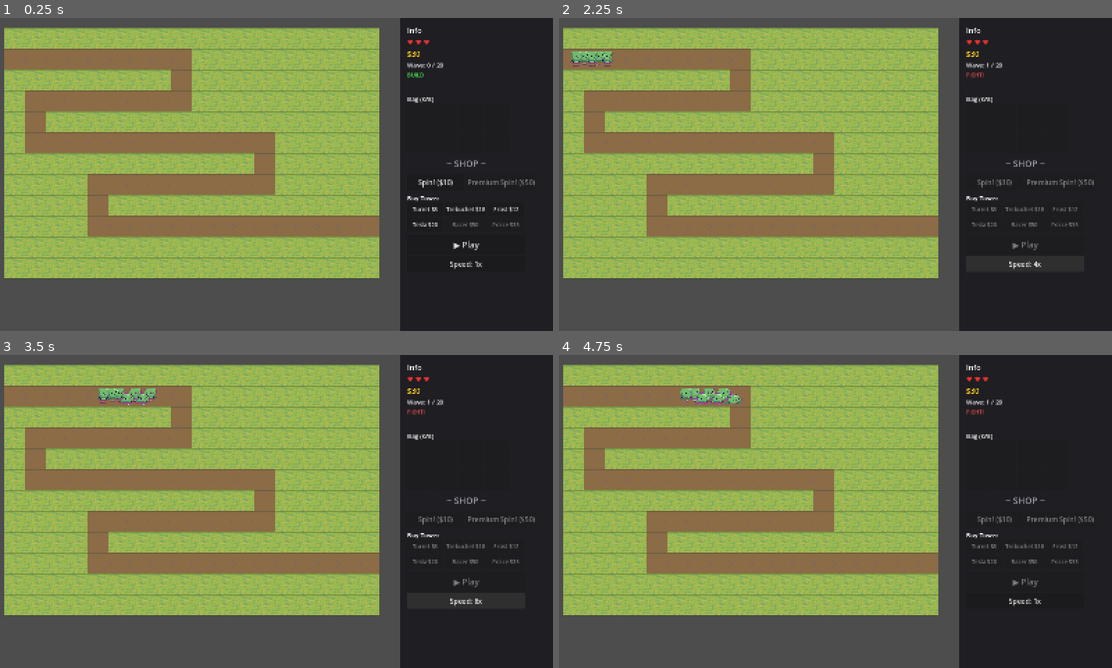
Above: before the commit, frames 1-4 (two rows, left to right).
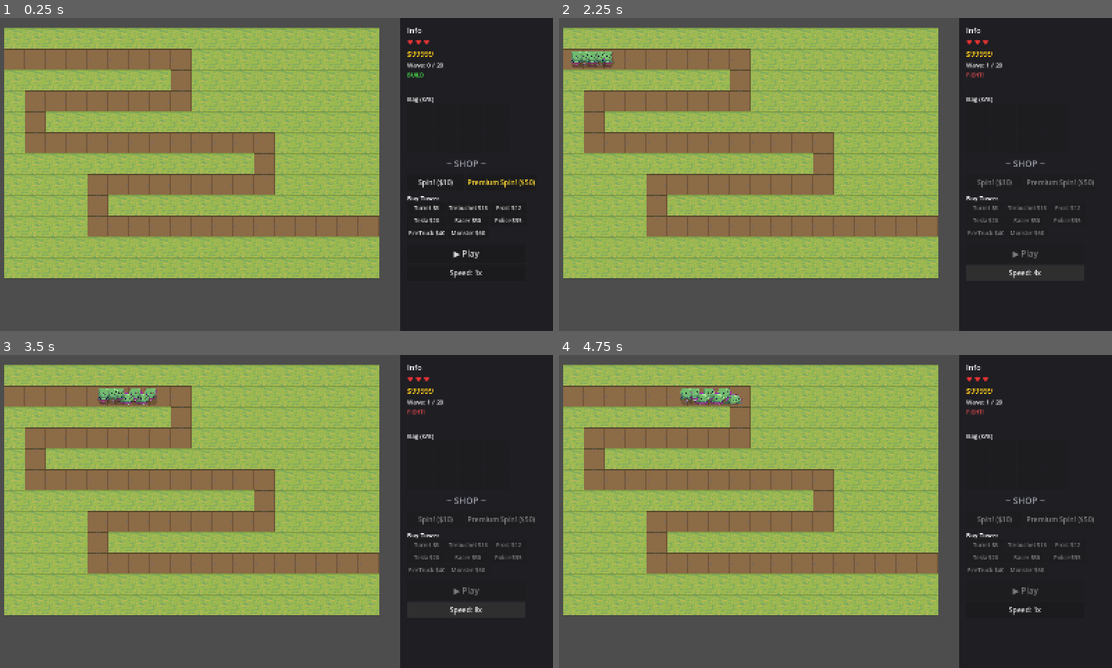
Above: after the commit, the same moments.

Repository: pkyosx/veincraft
Game: Godot game, scene res://scenes/main.tscn
Two runs of this game, one before a commit and one after it. Both use one fixed random seed, a clock stepped at 60 frames per second and the inputs below. Sound files missing from this copy of the repository are replaced by a short silence.
Inputs (mouse positions are in pixels of both pictures, inside the frame that each line leads up to):
- Up to frame 1 (0.25 s): no input
- Up to frame 2 (2.25 s): click "▶ Play" at 0.5 s; click "Speed: 1x" at 1.25 s; click "Speed: 2x" at 2 s
- Up to frame 3 (3.5 s): click "Speed: 4x" at 2.75 s
- Up to frame 4 (4.75 s): click "Speed: 8x" at 3.5 s; tap Enter (ui_accept) at 4.25, 4.52 s; move the mouse to (957, 495) at 4.27 s; hold Right (ui_right) from 4.28 s (still down); tap Shift at 4.35 s; click (957, 495) at 4.42 s

The runs differ from the first frame. In frame 1, 2.7% of the frame differs, in the area x 0-97%, y 9-84%; in frame 2, 2.5%; in frame 3, 2.6%; in frame 4, 2.5%.

Commit message:
Add 3D visual effects + FireTruck & MonsterTruck towers
Visual:
- Path has sunken 3D border effect
- Grass has subtle light gradient
- Towers float with drop shadow
- Enemies have ground shadow
- Burn effect shows fire particles

Towers:
- FireTruck ($40): 8 dmg + burn 4dps/3s, pierce 3
- MonsterTruck ($60): 35 dmg, pierce 8, knockback 2 cells

Co-Authored-By: Claude Opus 4.6 (1M context) <noreply@anthropic.com>

Diff:
--- a/scripts/enemy.gd
+++ b/scripts/enemy.gd
@@ -39,6 +39,10 @@
 var shock_timer: float = 0.0
 const SHOCK_DURATION: float = 0.3
 
+# Burn effect
+var burn_dps: float = 0.0
+var burn_timer: float = 0.0
+
 # Sprite sheet animation
 var total_frames: int = 1
 var frame_timer: float = 0.0
@@ -88,12 +92,32 @@
 func apply_shock() -> void:
 	shock_timer = SHOCK_DURATION
 
+func apply_burn(dps: float, duration: float) -> void:
+	burn_dps = dps
+	burn_timer = duration
+
+func apply_knockback(cells: int) -> void:
+	path_index = max(1, path_index - cells)
+	path_progress = max(0.0, path_progress - cells)
+	if path_index < path.size():
+		global_position = game.cell_to_world(path[path_index])
+
 func _process(delta: float) -> void:
 	if is_dead or reached_end:
 		return
 	if path_index >= path.size():
 		reached_end = true
 		return
+
+	# Burn damage over time
+	if burn_timer > 0:
+		burn_timer -= delta
+		hp -= int(burn_dps * delta)
+		if hp <= 0:
+			hp = 0
+			is_dead = true
+		if burn_timer <= 0:
+			burn_dps = 0.0
 
 	# Slow effect countdown
 	if slow_timer > 0:
@@ -136,6 +160,11 @@
 			sprite.offset = Vector2(randf_range(-2, 2), randf_range(-2, 2))
 		else:
 			pass
+	elif burn_timer > 0:
+		if sprite:
+			# Burning: orange flicker
+			var flicker: float = 0.7 + sin(burn_timer * 12.0) * 0.3
+			sprite.modulate = Color(1.0, 0.5 * flicker, 0.1)
 	elif slow_timer > 0:
 		if sprite:
 			# Frozen: blue tint + slight scale pulse
@@ -181,6 +210,20 @@
 		tween.parallel().tween_property(self, "modulate:a", 0.0, 0.15)
 
 func _draw() -> void:
+	# Ground shadow
+	if not is_dead:
+		draw_circle(Vector2(2, 8), radius * 0.9, Color(0, 0, 0, 0.2))
+
+	# Burn fire particles
+	if burn_timer > 0:
+		var t: float = Time.get_ticks_msec() / 1000.0
+		for i in range(3):
+			var fx: float = sin(t * 5.0 + i * 2.0) * 6
+			var fy: float = -8 - abs(sin(t * 7.0 + i * 1.5)) * 10
+			var alpha: float = 0.5 + sin(t * 8.0 + i) * 0.3
+			draw_circle(Vector2(fx, fy), 3.0, Color(1.0, 0.6, 0.0, alpha))
+			draw_circle(Vector2(fx * 0.5, fy - 4), 2.0, Color(1.0, 0.9, 0.2, alpha * 0.6))
+
 	# Status effect overlays (drawn on top of sprite)
 	if slow_timer > 0:
 		# Frozen: draw ice crystals around character
--- a/scripts/game_data.gd
+++ b/scripts/game_data.gd
@@ -10,10 +10,10 @@
 enum Cell { EMPTY, ROCK, TREE, PATH, TOWER, UPGRADE }
 
 # Tower types
-enum TowerType { TURRET, TREBUCHET, FROST, TESLA, RACER, POLICE }
+enum TowerType { TURRET, TREBUCHET, FROST, TESLA, RACER, POLICE, FIRETRUCK, MONSTERTRUCK }
 
 # Tile item types (what goes in the bag)
-enum ItemType { TURRET, TREBUCHET, FROST, TESLA, UPGRADE_DMG, UPGRADE_SPEED, UPGRADE_RANGE, BOMB, RACER, MEGA_BOMB, UPGRADE_MEGA_DMG, POLICE }
+enum ItemType { TURRET, TREBUCHET, FROST, TESLA, UPGRADE_DMG, UPGRADE_SPEED, UPGRADE_RANGE, BOMB, RACER, MEGA_BOMB, UPGRADE_MEGA_DMG, POLICE, FIRETRUCK, MONSTERTRUCK }
 
 const TOWER_CONFIGS: Dictionary = {
 	TowerType.TURRET: {
@@ -80,6 +80,30 @@
 		"item": ItemType.POLICE,
 		"slow": 0.5,
 		"pierce": 3,
+	},
+	TowerType.FIRETRUCK: {
+		"name": "FireTruck",
+		"damage": 8,
+		"range": 2.5,
+		"cooldown": 1.5,
+		"color": Color(0.8, 0.15, 0.15),
+		"icon": "F",
+		"cost": 40,
+		"item": ItemType.FIRETRUCK,
+		"burn": 4,  # 4 damage per second for 3 seconds
+		"pierce": 3,
+	},
+	TowerType.MONSTERTRUCK: {
+		"name": "Monster",
+		"damage": 35,
+		"range": 3.5,
+		"cooldown": 4.0,
+		"color": Color(0.2, 0.2, 0.25),
+		"icon": "M",
+		"cost": 60,
+		"item": ItemType.MONSTERTRUCK,
+		"pierce": 8,
+		"knockback": 2,  # push enemies back 2 cells
 	},
 }
 
@@ -96,6 +120,8 @@
 	ItemType.MEGA_BOMB: {"name": "MegaBomb", "color": Color(1.0, 0.4, 0.0), "type": "mega_bomb", "cost": 20},
 	ItemType.UPGRADE_MEGA_DMG: {"name": "++DMG", "color": Color(1.0, 0.3, 0.0), "type": "upgrade", "stat": "damage", "value": 8, "cost": 30},
 	ItemType.POLICE: {"name": "Police", "color": Color(0.15, 0.25, 0.5), "type": "tower", "tower": TowerType.POLICE, "cost": 35},
+	ItemType.FIRETRUCK: {"name": "FireTruck", "color": Color(0.8, 0.15, 0.15), "type": "tower", "tower": TowerType.FIRETRUCK, "cost": 40},
+	ItemType.MONSTERTRUCK: {"name": "Monster", "color": Color(0.2, 0.2, 0.25), "type": "tower", "tower": TowerType.MONSTERTRUCK, "cost": 60},
 }
 
 # Shop slot machine weights
@@ -112,20 +138,21 @@
 
 # Premium shop pool ($50 spin)
 const PREMIUM_POOL: Array = [
-	{"item": ItemType.RACER, "weight": 20},
-	{"item": ItemType.POLICE, "weight": 20},
-	{"item": ItemType.TESLA, "weight": 15},
-	{"item": ItemType.TREBUCHET, "weight": 10},
-	{"item": ItemType.MEGA_BOMB, "weight": 15},
+	{"item": ItemType.RACER, "weight": 15},
+	{"item": ItemType.POLICE, "weight": 15},
+	{"item": ItemType.FIRETRUCK, "weight": 15},
+	{"item": ItemType.MONSTERTRUCK, "weight": 12},
+	{"item": ItemType.TESLA, "weight": 10},
+	{"item": ItemType.MEGA_BOMB, "weight": 12},
 	{"item": ItemType.UPGRADE_MEGA_DMG, "weight": 12},
-	{"item": ItemType.UPGRADE_RANGE, "weight": 8},
+	{"item": ItemType.UPGRADE_RANGE, "weight": 9},
 ]
 
 const SPIN_COST: int = 10
 const PREMIUM_SPIN_COST: int = 50
 const MAX_BAG: int = 8
 const MAX_HP: int = 3
-const STARTING_GOLD: int = 30
+const STARTING_GOLD: int = 99999
 const KILL_GOLD: int = 3
 
 # Winding path through the 18x12 grid
--- a/scripts/hud.gd
+++ b/scripts/hud.gd
@@ -59,6 +59,8 @@
 	item_icons[GameData.ItemType.MEGA_BOMB] = load("res://sprites/icon_mega_bomb.png")
 	item_icons[GameData.ItemType.UPGRADE_MEGA_DMG] = load("res://sprites/icon_mega_dmg.png")
 	item_icons[GameData.ItemType.POLICE] = load("res://sprites/icon_police.png")
+	item_icons[GameData.ItemType.FIRETRUCK] = load("res://sprites/icon_firetruck.png")
+	item_icons[GameData.ItemType.MONSTERTRUCK] = load("res://sprites/icon_monstertruck.png")
 
 func _build_ui() -> void:
 	# Right panel background
@@ -170,7 +172,7 @@
 	for tower_type in GameData.TOWER_CONFIGS:
 		var tc: Dictionary = GameData.TOWER_CONFIGS[tower_type]
 		var btn: Button = Button.new()
-		btn.custom_minimum_size = Vector2(105, 40)
+		btn.custom_minimum_size = Vector2(105, 32)
 		btn.text = tc["name"] + " $" + str(tc["cost"])
 		var captured_type: int = tower_type
 		btn.pressed.connect(func() -> void: _buy_tower(captured_type))
@@ -180,7 +182,7 @@
 	btn_play = Button.new()
 	btn_play.text = "▶ Play"
 	btn_play.custom_minimum_size = Vector2(340, 55)
-	btn_play.position = Vector2(1180, 625)
+	btn_play.position = Vector2(1180, 650)
 	btn_play.add_theme_font_size_override("font_size", 24)
 	btn_play.pressed.connect(func() -> void: game.start_wave())
 	add_child(btn_play)
@@ -189,7 +191,7 @@
 	btn_speed = Button.new()
 	btn_speed.text = "Speed: 1x"
 	btn_speed.custom_minimum_size = Vector2(340, 45)
-	btn_speed.position = Vector2(1180, 685)
+	btn_speed.position = Vector2(1180, 710)
 	btn_speed.add_theme_font_size_override("font_size", 20)
 	btn_speed.pressed.connect(_on_speed_pressed)
 	add_child(btn_speed)
--- a/scripts/main.gd
+++ b/scripts/main.gd
@@ -318,6 +318,10 @@
 				proj_car = "f1"
 			elif tower["type"] == GameData.TowerType.POLICE:
 				proj_car = "police"
+			elif tower["type"] == GameData.TowerType.FIRETRUCK:
+				proj_car = "firetruck"
+			elif tower["type"] == GameData.TowerType.MONSTERTRUCK:
+				proj_car = "monstertruck"
 
 			# Frost/Police tower: slow enemies
 			if "slow" in tc:
@@ -373,6 +377,10 @@
 					_spawn_projectile(last_pos, entry["enemy"].global_position, proj_car)
 					if "slow" in tc:
 						entry["enemy"].apply_slow(tc["slow"], 2.0)
+					if "burn" in tc:
+						entry["enemy"].apply_burn(tc["burn"], 3.0)
+					if "knockback" in tc:
+						entry["enemy"].apply_knockback(tc["knockback"])
 					last_pos = entry["enemy"].global_position
 					hits += 1
 					screen_shake(6.0, 0.1)
@@ -536,28 +544,43 @@
 	_draw_notification()
 
 func _draw_grid() -> void:
-	# Grass tile from tilemap: center tile at row 1, col 1 (64x64 each in 576x384 sheet)
 	var grass_src: Rect2 = Rect2(64, 64, 64, 64)
+	var cs: int = GameData.CELL_SIZE
 	for y in range(GameData.GRID_H):
 		for x in range(GameData.GRID_W):
-			var rect: Rect2 = Rect2(GameData.GRID_OFFSET + Vector2(x * GameData.CELL_SIZE, y * GameData.CELL_SIZE), Vector2(GameData.CELL_SIZE, GameData.CELL_SIZE))
+			var pos: Vector2 = GameData.GRID_OFFSET + Vector2(x * cs, y * cs)
+			var rect: Rect2 = Rect2(pos, Vector2(cs, cs))
 			var cell: int = grid[y][x]
-			# Draw grass ground for all cells
+			# Draw grass with subtle gradient for depth
 			if grass_texture:
 				draw_texture_rect_region(grass_texture, rect, grass_src)
 			else:
 				draw_rect(rect, Color(0.18, 0.18, 0.22))
-			# Draw dirt path overlay
+			# Subtle lighting gradient on grass (top-left lighter)
+			var light: float = 0.02 - float(x + y) * 0.001
+			if light > 0:
+				draw_rect(rect, Color(1, 1, 0.9, light))
+			# Draw dirt path with 3D sunken effect
 			if cell == GameData.Cell.PATH:
-				draw_rect(rect, Color(0.55, 0.42, 0.28))
-			# Draw decorations on top
+				# Dark base
+				draw_rect(rect, Color(0.45, 0.34, 0.22))
+				# Inner lighter area (sunken floor)
+				var inset: Rect2 = Rect2(pos + Vector2(2, 2), Vector2(cs - 4, cs - 4))
+				draw_rect(inset, Color(0.55, 0.42, 0.28))
+				# Top-left highlight (rim light)
+				draw_line(pos, pos + Vector2(cs, 0), Color(0.35, 0.28, 0.18, 0.6), 2.0)
+				draw_line(pos, pos + Vector2(0, cs), Color(0.35, 0.28, 0.18, 0.6), 2.0)
+				# Bottom-right shadow (depth)
+				draw_line(pos + Vector2(0, cs), pos + Vector2(cs, cs), Color(0.65, 0.52, 0.38, 0.4), 1.5)
+				draw_line(pos + Vector2(cs, 0), pos + Vector2(cs, cs), Color(0.65, 0.52, 0.38, 0.4), 1.5)
+			# Decorations
 			match cell:
 				GameData.Cell.ROCK:
 					_draw_rock(rect.get_center(), x + y)
 				GameData.Cell.TREE:
 					_draw_tree(rect.get_center())
-			# Cell border (subtle)
-			draw_rect(rect, Color(0.2, 0.3, 0.15, 0.3), false, 1.0)
+			# Cell border with depth
+			draw_rect(rect, Color(0.15, 0.25, 0.1, 0.2), false, 1.0)
 
 func _draw_rock(center: Vector2, seed_val: int = 0) -> void:
 	if rock_textures.size() > 0:
@@ -606,25 +629,29 @@
 		GameData.TowerType.TESLA: 3,
 		GameData.TowerType.RACER: 4,
 		GameData.TowerType.POLICE: 5,
+		GameData.TowerType.FIRETRUCK: 6,
+		GameData.TowerType.MONSTERTRUCK: 8,
 	}
 	for pos in towers:
 		var tower: Dictionary = towers[pos]
 		var center: Vector2 = cell_to_world(pos)
 		var tc: Dictionary = GameData.TOWER_CONFIGS[tower["type"]]
-		# Draw tower sprite
+		var dst_size: float = 42.0
+		# Shadow (offset down-right, dark ellipse)
+		draw_circle(center + Vector2(3, 5), dst_size * 0.35, Color(0, 0, 0, 0.25))
+		# Draw tower sprite (lifted up slightly)
+		var lift: Vector2 = Vector2(0, -4)
 		if tower_texture:
 			var frame: int = tower_frame_map.get(tower["type"], 0)
 			var src_rect: Rect2 = Rect2(frame * 64, 0, 64, 64)
-			var dst_size: float = 42.0
-			var dst_rect: Rect2 = Rect2(center - Vector2(dst_size / 2, dst_size / 2), Vector2(dst_size, dst_size))
+			var dst_rect: Rect2 = Rect2(center + lift - Vector2(dst_size / 2, dst_size / 2), Vector2(dst_size, dst_size))
 			draw_texture_rect_region(tower_texture, dst_rect, src_rect)
 		else:
-			# Fallback: colored rectangles
-			draw_rect(Rect2(center - Vector2(20, 20), Vector2(40, 40)), tc["color"].darkened(0.3))
-			draw_rect(Rect2(center - Vector2(16, 16), Vector2(32, 32)), tc["color"])
+			draw_rect(Rect2(center + lift - Vector2(20, 20), Vector2(40, 40)), tc["color"].darkened(0.3))
+			draw_rect(Rect2(center + lift - Vector2(16, 16), Vector2(32, 32)), tc["color"])
 		# Range circle (build phase only)
 		if phase == "build":
-			draw_arc(center, tower["range"] * GameData.CELL_SIZE, 0, TAU, 48, Color(1, 1, 1, 0.1), 1.0)
+			draw_arc(center, tower["range"] * GameData.CELL_SIZE, 0, TAU, 48, Color(1, 1, 1, 0.12), 1.5)
 
 func _draw_upgrades() -> void:
 	for pos in upgrades:
--- a/scripts/projectile.gd
+++ b/scripts/projectile.gd
@@ -4,11 +4,10 @@
 var to_pos: Vector2
 var progress: float = 0.0
 var done: bool = false
-var car_type: String = ""  # "", "f1", "police"
+var car_type: String = ""
 var car_sprite: Sprite2D = null
 
-static var f1_texture: Texture2D = null
-static var police_texture: Texture2D = null
+static var car_textures: Dictionary = {}
 
 func setup(p_from: Vector2, p_to: Vector2, p_car_type: String = "") -> void:
 	from_pos = p_from
@@ -16,18 +15,13 @@
 	global_position = from_pos
 	car_type = p_car_type
 	if car_type != "":
-		var tex: Texture2D
-		if car_type == "police":
-			if police_texture == null:
-				police_texture = load("res://sprites/projectile_police.png")
-			tex = police_texture
-		else:
-			if f1_texture == null:
-				f1_texture = load("res://sprites/projectile_f1.png")
-			tex = f1_texture
+		if not car_textures.has(car_type):
+			var path: String = "res://sprites/projectile_" + car_type + ".png"
+			car_textures[car_type] = load(path)
 		car_sprite = Sprite2D.new()
-		car_sprite.texture = tex
-		car_sprite.scale = Vector2(1.8, 1.8)
+		car_sprite.texture = car_textures[car_type]
+		var s: float = 2.2 if car_type == "monstertruck" else 1.8
+		car_sprite.scale = Vector2(s, s)
 		add_child(car_sprite)
 		var dir: Vector2 = to_pos - from_pos
 		car_sprite.rotation = dir.angle()
@@ -35,7 +29,7 @@
 func _process(delta: float) -> void:
 	if done:
 		return
-	var spd: float = 3.0 if car_type != "" else 6.0
+	var spd: float = 2.5 if car_type == "monstertruck" else (3.0 if car_type != "" else 6.0)
 	progress += delta * spd
 	if progress >= 1.0:
 		done = true
Binary file added: sprites/icon_firetruck.png
Binary file added: sprites/icon_monstertruck.png
Binary file added: sprites/projectile_firetruck.png
Binary file added: sprites/projectile_monstertruck.png
Binary file added: sprites/tower_firetruck.png
Binary file added: sprites/tower_monstertruck.png
Binary file changed: sprites/tower_sheet.png
